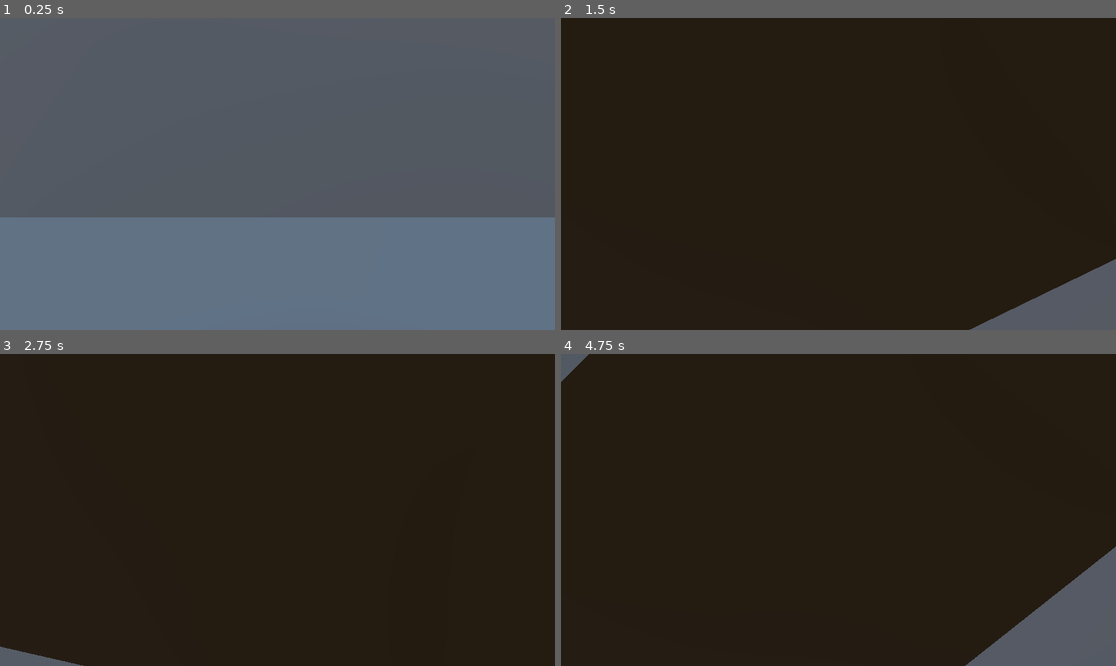
Above: before the commit, frames 1-4 (two rows, left to right).
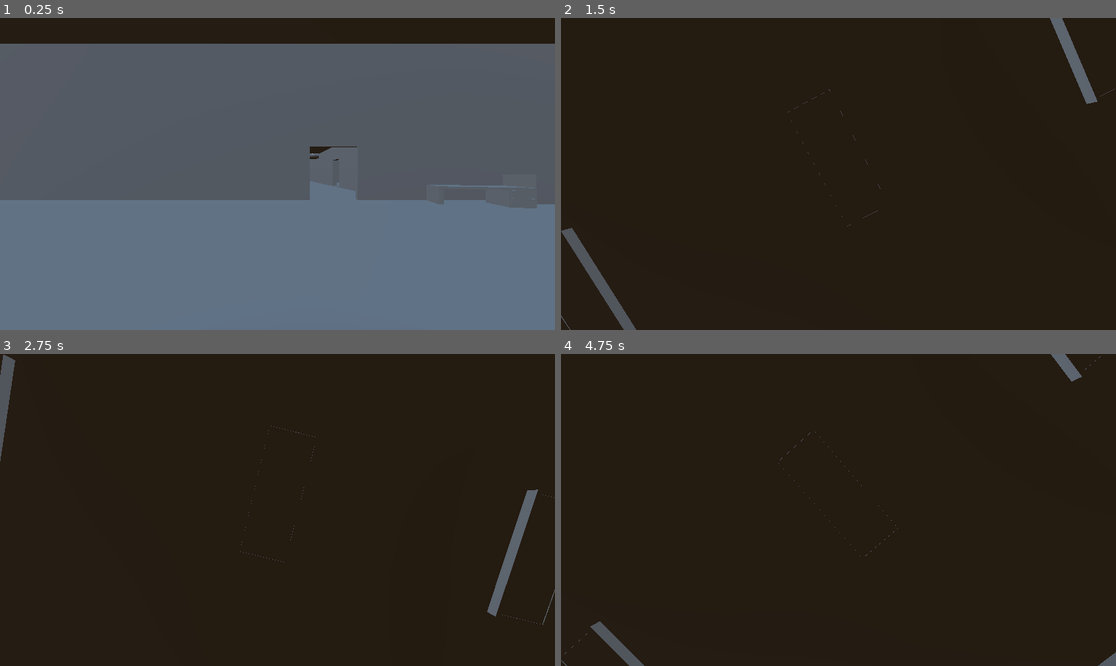
Above: after the commit, the same moments.

Repository: BrentVespa/Brackey_13_Game_Jam
Game: Godot game, scene res://Scenes/Ryan.tscn
The game is run twice, just before and just after one commit, with the same random seed, the same clock (stepped at 60 frames per second) and the same inputs.
Inputs (mouse positions are in pixels of both pictures, inside the frame that each line leads up to):
- Up to frame 1 (0.25 s): no input
- Up to frame 2 (1.5 s): tap Enter (ui_accept) at 0.5, 0.77 s; move the mouse to (866, 174) at 0.52 s; hold F 0.53-1.28 s; hold Up (ui_up) from 0.53 s (still down); move the mouse to (810, 174) at 1.27 s; tap Q at 1.35 s
- Up to frame 3 (2.75 s): keep holding Up (ui_up); tap Enter (ui_accept) at 1.52 s; move the mouse to (288, 503) at 2.02 s; tap Space at 2.1 s
- Up to frame 4 (4.75 s): keep holding Up (ui_up); tap Enter (ui_accept) at 2.75, 3.02, 3.77, 4.52 s; move the mouse to (832, 516) at 2.77 s; tap F at 2.85 s; move the mouse to (877, 513) at 3.52 s; hold Q 3.53-4.28 s; move the mouse to (794, 506) at 4.27 s; tap Space at 4.35 s

The runs differ from the first frame. In frame 1, 14% of the frame differs, in the area x 0-100%, y 0-64%; in frame 2, 4.4%; in frame 3, 1.7%; in frame 4, 6.0%.

Commit message:
Add turbine, storage, security rooms

Diff:
--- a/brackeys-game-jam-2025/Scenes/Ryan.tscn
+++ b/brackeys-game-jam-2025/Scenes/Ryan.tscn
@@ -20,6 +20,8 @@
 height = 0.9
 
 [sub_resource type="CapsuleShape3D" id="CapsuleShape3D_64bxv"]
+radius = 0.25
+height = 0.9
 
 [node name="Ryan" type="Node3D"]
 
@@ -31,6 +33,7 @@
 shadow_enabled = true
 
 [node name="CharacterReference" type="CharacterBody3D" parent="."]
+transform = Transform3D(1, 0, 0, 0, 1, 0, 0, 0, 1, 0, 0.611944, 0)
 script = ExtResource("1_dlm5v")
 
 [node name="MeshInstance3D" type="MeshInstance3D" parent="CharacterReference"]
@@ -46,55 +49,304 @@
 use_collision = true
 
 [node name="MainRoomBox" type="CSGBox3D" parent="CSGCombiner3D"]
-transform = Transform3D(3.78763, 0, 0, 0, 1.2912, 0, 0, 0, 1, 0, 2.615, 0)
+transform = Transform3D(1, 0, 0, 0, 1, 0, 0, 0, 1, 0, 2, 0)
 use_collision = true
-size = Vector3(6, 5, 12)
+size = Vector3(16, 4, 10)
 
 [node name="RoomCutout" type="CSGBox3D" parent="CSGCombiner3D/MainRoomBox"]
 transform = Transform3D(0.999999, 0, 0, 0, 1, 0, 0, 0, 1, 0, 0, 0)
 operation = 2
-size = Vector3(5.75, 4.75, 11.75)
+size = Vector3(15.75, 3.75, 9.75)
+
+[node name="Pipe1" type="CSGCylinder3D" parent="CSGCombiner3D/MainRoomBox"]
+transform = Transform3D(1, 0, 0, 0, 1, 0, 0, 0, 1, 7.2441, -0.0258174, 4.03705)
+height = 3.84192
+
+[node name="Pipe2" type="CSGCylinder3D" parent="CSGCombiner3D/MainRoomBox"]
+transform = Transform3D(1, 0, 0, 0, 1, 0, 0, 0, 1, 5.88129, -0.0258174, 4.12019)
+height = 3.8501
+
+[node name="Pipe3" type="CSGCylinder3D" parent="CSGCombiner3D/MainRoomBox"]
+transform = Transform3D(1, 0, 0, 0, 1, 0, 0, 0, 1, 4.51354, -0.0258174, 4.10407)
+height = 3.93744
+
+[node name="AquariumBox" type="CSGBox3D" parent="CSGCombiner3D/MainRoomBox"]
+transform = Transform3D(0.999999, 0, 0, 0, 1, 0, 0, 0, 1, -1.35328, -0.91585, 3.36589)
+size = Vector3(6.77223, 1.96617, 3.1)
+
+[node name="AquariumCutout" type="CSGBox3D" parent="CSGCombiner3D/MainRoomBox/AquariumBox"]
+transform = Transform3D(1, 0, 0, 0, 1, 0, 0, 0, 1, -0.013971, -0.0400574, 0.0809665)
+operation = 2
+size = Vector3(6.52623, 1.86989, 3.05)
+
+[node name="FrontWindowCutout" type="CSGBox3D" parent="CSGCombiner3D/MainRoomBox/AquariumBox"]
+transform = Transform3D(1, 0, 0, 0, 1, 0, 0, 0, 1, -0.0237215, 0.0229751, -1.47092)
+operation = 2
+size = Vector3(6.05505, 1.37395, 0.321167)
+
+[node name="SideWindowCutout" type="CSGBox3D" parent="CSGCombiner3D/MainRoomBox/AquariumBox"]
+transform = Transform3D(-4.37116e-08, 0, 1, 0, 1, 0, -0.999999, 0, -4.37114e-08, -3.33659, 0.0193011, 0.0310974)
+operation = 2
+size = Vector3(2.45106, 1.34217, 0.125)
+
+[node name="MachineBox1" type="CSGBox3D" parent="CSGCombiner3D/MainRoomBox"]
+transform = Transform3D(0.999999, 0, 0, 0, 1, 0, 0, 0, 1, 2.65056, -1.3116, 4.10381)
+size = Vector3(1.24334, 1.15671, 1.58105)
+
+[node name="PipeConnector" type="CSGCylinder3D" parent="CSGCombiner3D/MainRoomBox/MachineBox1"]
+transform = Transform3D(-4.37114e-08, -1, 0, -4.37114e-08, 1.91069e-15, -1, 1, -4.37114e-08, -4.37114e-08, 1.15253, -0.0464026, 0)
+radius = 0.3
+height = 1.17879
+
+[node name="ValveControlRoot" type="CSGCylinder3D" parent="CSGCombiner3D/MainRoomBox/MachineBox1/PipeConnector"]
+transform = Transform3D(-4.37114e-08, 1, 2.13163e-14, -1, -4.37114e-08, -8.47033e-22, -4.65885e-22, -2.13163e-14, 1, -0.340188, 0.195601, 0.0221596)
+radius = 0.039
+height = 0.160655
+
+[node name="Handle" type="CSGCylinder3D" parent="CSGCombiner3D/MainRoomBox/MachineBox1/PipeConnector/ValveControlRoot"]
+transform = Transform3D(1, -7.52316e-37, 1.61896e-37, 1.69407e-21, 1, 7.10543e-15, -4.03897e-28, -7.10543e-15, 1, 0, -0.0846837, 0)
+radius = 0.175
+height = 0.0308415
+
+[node name="ElevatorDoor" type="Node3D" parent="CSGCombiner3D/MainRoomBox"]
+transform = Transform3D(1, 0, 0, 0, 1, 0, 0, 0, 1, 7.24424, 0, 0)
+
+[node name="ElevatorControlPanel" type="CSGBox3D" parent="CSGCombiner3D/MainRoomBox/ElevatorDoor"]
+transform = Transform3D(1, 0, 0, 0, 1, 0, 0, 0, 1, 0.622716, -1.38532, 0.728891)
+size = Vector3(0.05, 0.343689, 0.14895)
+
+[node name="ButtonUp" type="CSGCylinder3D" parent="CSGCombiner3D/MainRoomBox/ElevatorDoor/ElevatorControlPanel"]
+transform = Transform3D(-4.37114e-08, -1, 0, 1, -4.37114e-08, 0, 0, 0, 1, -0.0356369, 0.0561458, 0)
+radius = 0.036
+height = 0.03
+
+[node name="ButtonDown" type="CSGCylinder3D" parent="CSGCombiner3D/MainRoomBox/ElevatorDoor/ElevatorControlPanel"]
+transform = Transform3D(-4.37114e-08, -1, 0, 1, -4.37114e-08, 0, 0, 0, 1, -0.0384321, -0.0733379, 0)
+radius = 0.036
+height = 0.03
+
+[node name="ElevatorDisplay" type="CSGBox3D" parent="CSGCombiner3D/MainRoomBox/ElevatorDoor"]
+transform = Transform3D(1, 0, 0, 0, 1, 0, 0, 0, 1, 0.624447, -0.424649, -0.0180465)
+size = Vector3(0.05, 0.2, 0.8)
 
 [node name="ElevatorDoorCutout" type="CSGBox3D" parent="CSGCombiner3D/MainRoomBox"]
-transform = Transform3D(0.999999, 0, 0, 0, 1, 0, 0, 0, 1, 2.93337, -1.625, 0)
-operation = 2
-size = Vector3(0.160168, 1.5, 1.5)
-
-[node name="Pipe1" type="CSGCylinder3D" parent="CSGCombiner3D/MainRoomBox"]
-transform = Transform3D(0.313792, 0, 0, 0, 1.42918, 0, 0, 0, 1.08921, 2.04918, -0.0258175, 5.09934)
-height = 3.44729
-
-[node name="Pipe2" type="CSGCylinder3D" parent="CSGCombiner3D/MainRoomBox"]
-transform = Transform3D(0.313792, 0, 0, 0, 1.42918, 0, 0, 0, 1.08921, 1.60466, -0.0258175, 5.09934)
-height = 3.44729
-
-[node name="Pipe3" type="CSGCylinder3D" parent="CSGCombiner3D/MainRoomBox"]
-transform = Transform3D(0.313792, 0, 0, 0, 1.42918, 0, 0, 0, 1.08921, 1.16144, -0.0258175, 5.09934)
-height = 3.44729
-
-[node name="AquariumBox" type="CSGBox3D" parent="CSGCombiner3D/MainRoomBox"]
-transform = Transform3D(0.999999, 0, 0, 0, 1, 0, 0, 0, 1, -0.41626, -1.39942, 4.34329)
-size = Vector3(1.85, 2, 3.1)
-
-[node name="AquariumCutout" type="CSGBox3D" parent="CSGCombiner3D/MainRoomBox/AquariumBox"]
-operation = 2
-size = Vector3(1.8, 1.95, 3.05)
-
-[node name="FrontWindowCutout" type="CSGBox3D" parent="CSGCombiner3D/MainRoomBox/AquariumBox"]
-transform = Transform3D(0.999999, 0, 0, 0, 1, 0, 0, 0, 1, -0.007, -0.0757556, -1.569)
-operation = 2
-size = Vector3(1.66775, 1.20361, 0.125)
-
-[node name="SideWindowCutout" type="CSGBox3D" parent="CSGCombiner3D/MainRoomBox/AquariumBox"]
-transform = Transform3D(-4.37113e-08, 0, 0.999999, 0, 1, 0, -0.999999, 0, -4.37114e-08, -0.892, -0.0727804, 0.0100002)
-operation = 2
-size = Vector3(2.49325, 1.20361, 0.125)
-
-[node name="MachineBox1" type="CSGBox3D" parent="CSGCombiner3D/MainRoomBox"]
-transform = Transform3D(0.999999, 0, 0, 0, 1, 0, 0, 0, 1, 0.683964, -1.83853, 5.08364)
-size = Vector3(0.343201, 1.15671, 1.58105)
-
-[node name="PipeConnector" type="CSGCylinder3D" parent="CSGCombiner3D/MainRoomBox/MachineBox1"]
-transform = Transform3D(-4.37114e-08, -1, 0, -4.37114e-08, 1.91069e-15, -1, 1, -4.37114e-08, -4.37114e-08, 0.242305, -0.0464026, 0)
-radius = 0.3
-height = 0.23611
+transform = Transform3D(0.999999, 0, 0, 0, 1, 0, 0, 0, 1, 7.92687, -1.24223, -0.0317292)
+operation = 2
+size = Vector3(0.274417, 1.27339, 1.14362)
+
+[node name="Crates1" type="Node3D" parent="CSGCombiner3D/MainRoomBox"]
+transform = Transform3D(1, 0, 0, 0, 1, 0, 0, 0, 1, 6.45568, -1.66494, -4.26163)
+
+[node name="Crate2" type="CSGBox3D" parent="CSGCombiner3D/MainRoomBox/Crates1"]
+transform = Transform3D(0.999995, 0, 0, 0, 1, 0, 0, 0, 1, 1.07921, -0.00654578, -0.308258)
+size = Vector3(0.4, 0.4, 0.4)
+
+[node name="Crate3" type="CSGBox3D" parent="CSGCombiner3D/MainRoomBox/Crates1"]
+transform = Transform3D(0.999995, 0, 0, 0, 1, 0, 0, 0, 1, 1.01452, -0.00654578, 0.329916)
+size = Vector3(0.4, 0.4, 0.4)
+
+[node name="Crate4" type="CSGBox3D" parent="CSGCombiner3D/MainRoomBox/Crates1"]
+transform = Transform3D(0.999995, 0, 0, 0, 1, 0, 0, 0, 1, -0.242145, -0.00654578, 0.0980687)
+size = Vector3(0.4, 0.4, 0.4)
+
+[node name="Crate1" type="CSGBox3D" parent="CSGCombiner3D/MainRoomBox/Crates1"]
+transform = Transform3D(0.999995, 0, 0, 0, 1, 0, 0, 0, 1, 0.654528, -0.00654578, -0.164209)
+size = Vector3(0.4, 0.4, 0.4)
+
+[node name="LargeCrate1" type="CSGBox3D" parent="CSGCombiner3D/MainRoomBox/Crates1"]
+transform = Transform3D(1, 0, 0, 0, 1, 0, 0, 0, 1, -0.830296, 0.0869626, -0.220572)
+size = Vector3(0.625, 0.625, 0.625)
+
+[node name="AquariumControlPanel" type="CSGBox3D" parent="CSGCombiner3D/MainRoomBox"]
+transform = Transform3D(1, 0, 0, 0, 1, 0, 0, 0, 1, -1.36776, -1.58649, 1.52276)
+size = Vector3(0.820557, 0.629028, 0.459961)
+
+[node name="Chamfer" type="CSGBox3D" parent="CSGCombiner3D/MainRoomBox/AquariumControlPanel"]
+transform = Transform3D(1, 0, 0, 0, 0.608526, -0.793534, 0, 0.793534, 0.608526, -0.00454712, 0.352125, -0.209002)
+operation = 2
+size = Vector3(0.864807, 0.599731, 0.509033)
+
+[node name="Screen" type="CSGBox3D" parent="CSGCombiner3D/MainRoomBox/AquariumControlPanel/Chamfer"]
+transform = Transform3D(1, 0, 0, 0, 1, 2.98023e-08, 0, -2.98023e-08, 1, 0.010376, 0.0299979, 0.25293)
+operation = 2
+size = Vector3(0.748779, 0.438904, 0.0170898)
+
+[node name="SupplyRoomDoorCutout" type="CSGBox3D" parent="CSGCombiner3D/MainRoomBox"]
+transform = Transform3D(0.999999, 0, 0, 0, 1, 0, 0, 0, 1, -7.94001, -1.24223, -2.97472)
+operation = 2
+size = Vector3(0.274417, 1.27339, 1.14362)
+
+[node name="Crates2" type="Node3D" parent="CSGCombiner3D/MainRoomBox"]
+transform = Transform3D(1, 0, 0, 0, 1, 0, 0, 0, 1, 6.81387, -1.73238, 2.8152)
+
+[node name="LargeCrate2" type="CSGBox3D" parent="CSGCombiner3D/MainRoomBox/Crates2"]
+transform = Transform3D(1, 0, 0, 0, 1, 0, 0, 0, 1, 0.626847, 0.145721, 0.144519)
+size = Vector3(0.625, 0.625, 0.625)
+
+[node name="Crate5" type="CSGBox3D" parent="CSGCombiner3D/MainRoomBox/Crates2"]
+transform = Transform3D(0.999995, 0, 0, 0, 1, 0, 0, 0, 1, 0.233453, 0.0522126, -0.530948)
+size = Vector3(0.4, 0.4, 0.4)
+
+[node name="Lights" type="Node3D" parent="CSGCombiner3D/MainRoomBox"]
+transform = Transform3D(1, 0, 0, 0, 1, 0, 0, 0, 1, 0, 1.77203, 0)
+
+[node name="Light1" type="CSGBox3D" parent="CSGCombiner3D/MainRoomBox/Lights"]
+transform = Transform3D(1, 0, 0, 0, 1, 0, 0, 0, 1, 0, 0.0477862, 0)
+size = Vector3(0.8, 0.15, 2)
+
+[node name="CoverCutout" type="CSGBox3D" parent="CSGCombiner3D/MainRoomBox/Lights/Light1"]
+transform = Transform3D(1, 0, 0, 0, 1, 0, 0, 0, 1, 0, -0.0716662, 0)
+operation = 2
+size = Vector3(0.7, 0.01, 1.9)
+
+[node name="Light2" type="CSGBox3D" parent="CSGCombiner3D/MainRoomBox/Lights"]
+transform = Transform3D(1, 0, 0, 0, 1, 0, 0, 0, 1, 4.10245, 0.0477862, 0)
+size = Vector3(0.8, 0.15, 2)
+
+[node name="CoverCutout" type="CSGBox3D" parent="CSGCombiner3D/MainRoomBox/Lights/Light2"]
+transform = Transform3D(1, 0, 0, 0, 1, 0, 0, 0, 1, 0, -0.0716662, 0)
+operation = 2
+size = Vector3(0.7, 0.01, 1.9)
+
+[node name="Light3" type="CSGBox3D" parent="CSGCombiner3D/MainRoomBox/Lights"]
+transform = Transform3D(1, 0, 0, 0, 1, 0, 0, 0, 1, -4.61357, 0.0477862, 0)
+size = Vector3(0.8, 0.15, 2)
+
+[node name="CoverCutout" type="CSGBox3D" parent="CSGCombiner3D/MainRoomBox/Lights/Light3"]
+transform = Transform3D(1, 0, 0, 0, 1, 0, 0, 0, 1, 0, -0.0716662, 0)
+operation = 2
+size = Vector3(0.7, 0.01, 1.9)
+
+[node name="Desk1" type="Node3D" parent="CSGCombiner3D/MainRoomBox"]
+transform = Transform3D(0.938511, 0, -0.345249, 0, 1, 0, 0.345249, 0, 0.938511, 4.14361, -1.79216, -4.43214)
+
+[node name="DeskBox" type="CSGBox3D" parent="CSGCombiner3D/MainRoomBox/Desk1"]
+transform = Transform3D(1, 0, 0, 0, 1, 0, 0, 0, 1, 0.0161755, 0.0993119, 0.219602)
+size = Vector3(1.45117, 0.368896, 0.725)
+
+[node name="BottomCutout" type="CSGBox3D" parent="CSGCombiner3D/MainRoomBox/Desk1/DeskBox"]
+transform = Transform3D(1, 0, 0, 0, 1, 0, 0, 0, 1, -0.146387, -0.0242996, -0.00765991)
+operation = 2
+size = Vector3(0.995714, 0.322342, 0.795349)
+
+[node name="Cabinet1" type="CSGBox3D" parent="CSGCombiner3D/MainRoomBox/Desk1/DeskBox"]
+transform = Transform3D(1, 0, 0, 0, 1, 0, 0, 0, 1, 0.535924, 0.0801748, 0.375887)
+size = Vector3(0.317406, 0.0985146, 0.0252686)
+
+[node name="Cabinet2" type="CSGBox3D" parent="CSGCombiner3D/MainRoomBox/Desk1/DeskBox"]
+transform = Transform3D(1, 0, 0, 0, 1, 0, 0, 0, 1, 0.538055, -0.0612722, 0.375887)
+size = Vector3(0.317406, 0.0985146, 0.0252686)
+
+[node name="HallwayBox1" type="CSGBox3D" parent="CSGCombiner3D"]
+transform = Transform3D(1, 0, 0, 0, 1, 0, 0, 0, 1, 1.32869, 1.17268, -11.7711)
+size = Vector3(3.257, 2.45664, 13.621)
+
+[node name="Cutout" type="CSGBox3D" parent="CSGCombiner3D/HallwayBox1"]
+transform = Transform3D(1, 0, 0, 0, 1, 0, 0, 0, 1, -0.0122375, -0.0463676, -0.00457001)
+operation = 2
+size = Vector3(3.05304, 2.01479, 13.6614)
+
+[node name="CielingPipe1" type="CSGCylinder3D" parent="CSGCombiner3D/HallwayBox1"]
+transform = Transform3D(0.0337075, 0.999256, -0.0187612, -0.999432, 0.0337134, 3.95218e-10, 0.000632504, 0.0187505, 0.999824, 0, 0.779558, -2.29457)
+radius = 0.17
+height = 3.28642
+
+[node name="CielingPipe2" type="CSGCylinder3D" parent="CSGCombiner3D/HallwayBox1"]
+transform = Transform3D(0.0337075, 0.999256, -0.0187612, -0.999432, 0.0337134, 3.95218e-10, 0.000632504, 0.0187505, 0.999824, 0, 0.779558, -3.01783)
+radius = 0.17
+height = 3.28642
+
+[node name="StorageRoomBox" type="CSGBox3D" parent="CSGCombiner3D"]
+transform = Transform3D(1, 0, 0, 0, 1, 0, 0, 0, 1, -9.67467, 1.16707, -1.63967)
+size = Vector3(3.371, 2.3, 5.866)
+
+[node name="Cutout" type="CSGBox3D" parent="CSGCombiner3D/StorageRoomBox"]
+transform = Transform3D(1, 0, 0, 0, 1, 0, 0, 0, 1, 0.034668, 0.0395203, 0.118317)
+operation = 2
+size = Vector3(3.32715, 2.17096, 5.54425)
+
+[node name="SecurityRoom" type="CSGBox3D" parent="CSGCombiner3D"]
+transform = Transform3D(1, 0, 0, 0, 1, 0, 0, 0, 1, 5.1459, 1.33759, -10.3483)
+size = Vector3(4.518, 2.83386, 8.00743)
+
+[node name="Cutout" type="CSGBox3D" parent="CSGCombiner3D/SecurityRoom"]
+transform = Transform3D(1, 0, 0, 0, 1, 0, 0, 0, 1, 0.0541701, 0.0290576, -0.397293)
+operation = 2
+size = Vector3(4.26594, 2.48944, 6.84937)
+
+[node name="HallwayDoorCutout" type="CSGBox3D" parent="CSGCombiner3D"]
+transform = Transform3D(0.999999, 0, 0, 0, 1, 0, 0, 0, 1, 2.94893, 0.805001, -9.91939)
+operation = 2
+size = Vector3(0.337404, 1.29294, 1.14362)
+
+[node name="TurbinesRoomBox" type="CSGBox3D" parent="CSGCombiner3D"]
+transform = Transform3D(1, 0, 0, 0, 1, 0, 0, 0, 1, -7.51729, 0.163223, -12.5513)
+size = Vector3(14.6953, 5.20456, 13.9642)
+
+[node name="MainCutout" type="CSGBox3D" parent="CSGCombiner3D/TurbinesRoomBox"]
+transform = Transform3D(1, 0, 0, 0, 1, 0, 0, 0, 1, -0.0550776, 0.0148926, 0.585541)
+operation = 2
+size = Vector3(14.4518, 4.24365, 12.1601)
+
+[node name="InnerRoom" type="CSGBox3D" parent="CSGCombiner3D/TurbinesRoomBox"]
+transform = Transform3D(1, 0, 0, 0, 1, 0, 0, 0, 1, 5.57782, -1.11227, 3.10553)
+size = Vector3(3.22327, 2.06323, 7.21106)
+
+[node name="Cutout" type="CSGBox3D" parent="CSGCombiner3D/TurbinesRoomBox/InnerRoom"]
+transform = Transform3D(1, 0, 0, 0, 1, 0, 0, 0, 1, 0.129349, -0.0440063, -0.00606537)
+operation = 2
+size = Vector3(3.2117, 1.88635, 6.96132)
+
+[node name="WindowCutout" type="CSGBox3D" parent="CSGCombiner3D/TurbinesRoomBox/InnerRoom"]
+transform = Transform3D(1, 0, 0, 0, 1, 0, 0, 0, 1, -1.51412, 0, -1.03604)
+operation = 2
+size = Vector3(0.21582, 1, 2.24994)
+
+[node name="InnerRoomDoorCutout" type="CSGBox3D" parent="CSGCombiner3D/TurbinesRoomBox"]
+transform = Transform3D(0.999999, 0, 0, 0, 1, 0, 0, 0, 1, 4.1218, -1.445, 4.46601)
+operation = 2
+size = Vector3(0.337404, 1.29294, 1.14362)
+
+[node name="Staircase" type="CSGBox3D" parent="CSGCombiner3D/TurbinesRoomBox"]
+transform = Transform3D(1, 0, 0, 0, 1, 0, 0, 0, 1, 5.55957, -1.10138, -1.02778)
+size = Vector3(3.20142, 2.05212, 1.04248)
+
+[node name="RampCutout" type="CSGBox3D" parent="CSGCombiner3D/TurbinesRoomBox/Staircase"]
+transform = Transform3D(0.753965, -0.656915, 0, 0.656915, 0.753965, 0, 0, 0, 1, -1.01181, 0.620232, 0.020813)
+operation = 2
+size = Vector3(3.99426, 1.71301, 1.20764)
+
+[node name="Turbine1" type="CSGCylinder3D" parent="CSGCombiner3D/TurbinesRoomBox"]
+transform = Transform3D(1, 0, 0, 0, 1, 0, 0, 0, 1, -4.13593, -1.67995, 3.8711)
+radius = 2.126
+height = 1.50684
+sides = 16
+
+[node name="Turbine2" type="CSGCylinder3D" parent="CSGCombiner3D/TurbinesRoomBox"]
+transform = Transform3D(1, 0, 0, 0, 1, 0, 0, 0, 1, -4.13593, -1.67995, -2.4024)
+radius = 2.126
+height = 1.50684
+sides = 16
+
+[node name="CatWalk" type="CSGBox3D" parent="CSGCombiner3D/TurbinesRoomBox"]
+transform = Transform3D(1, 0, 0, 0, 1, 0, 0, 0, 1, -1.67214, -0.24915, 6.18729)
+size = Vector3(11.3291, 0.123047, 1)
+
+[node name="HallwayDoorCutout2" type="CSGBox3D" parent="CSGCombiner3D"]
+transform = Transform3D(0.999999, 0, 0, 0, 1, 0, 0, 0, 1, -0.304541, 0.776801, -9.89815)
+operation = 2
+size = Vector3(0.274417, 1.27339, 1.14362)
+
+[node name="HallwayDoorCutout3" type="CSGBox3D" parent="CSGCombiner3D"]
+transform = Transform3D(-4.37113e-08, 0, -1, 0, 1, 0, 0.999999, 0, -4.37114e-08, 1.34641, 0.757774, -4.95646)
+operation = 2
+size = Vector3(0.274417, 1.27339, 1.14362)
+
+[node name="TurbineStorageVentBox" type="CSGBox3D" parent="CSGCombiner3D"]
+transform = Transform3D(1, 0, 0, 0, 1, 0, 0, 0, 1, -10.5774, 0.752145, -5.12753)
+size = Vector3(1.211, 1.1, 1.422)
+
+[node name="TurbineStorageVentCutout" type="CSGBox3D" parent="CSGCombiner3D"]
+transform = Transform3D(1, 0, 0, 0, 1, 0, 0, 0, 1, -10.5234, 0.783122, -5.19357)
+operation = 2
+size = Vector3(1, 1, 2.002)
